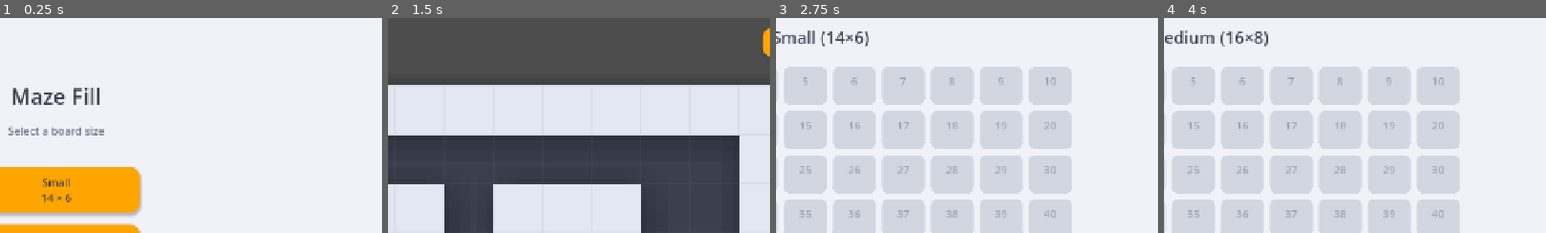
Above: before the commit, frames 1-4 (left to right).
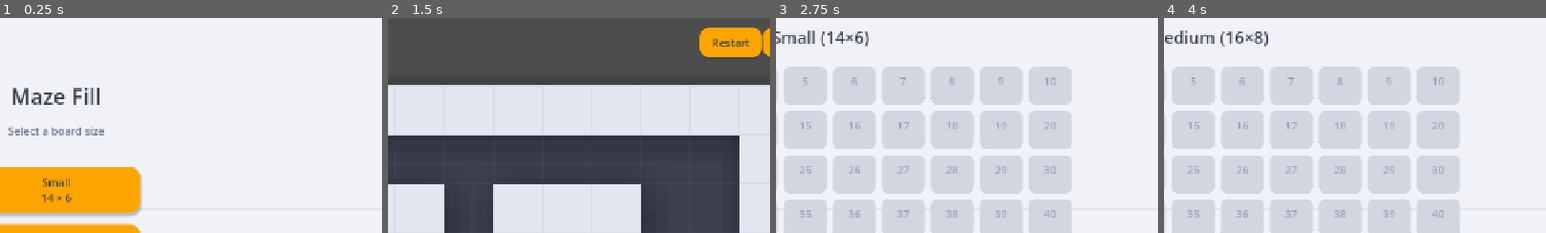
Above: after the commit, the same moments.

Repository: wheelibin/maze-fill
Game: Godot game, scene res://size_select.tscn
Same seed, same stepped clock (60 frames per second), same inputs: the game is played once before the commit and once after it.
Inputs:
- Up to frame 1 (0.25 s): no input
- Up to frame 2 (1.5 s): click "Small 14 × 6" at 0.5 s; click "1" at 1.25 s
- Up to frame 3 (2.75 s): click "Menu" at 2 s
- Up to frame 4 (4 s): click "Back" at 2.75 s; click "Medium 16 × 8" at 3.5 s
The pictures show only the part of the screen within x 43-93%, y 0-50%; the shares and areas given below are measured in that part.

The runs differ from the first frame. In frame 2, 2.2% of the frame differs, in the area x 81-98%, y 4-19%; in frame 3, less than 0.1%; in frame 4, less than 0.1%.

Commit message:
style improvements

Diff:
--- a/game.tscn
+++ b/game.tscn
@@ -110,6 +110,17 @@
 theme_override_font_sizes/font_size = 20
 text = "Par: 99"
 
+[node name="RestartButton" type="Button" parent="HUD" unique_id=1747789810]
+anchors_preset = 1
+anchor_left = 1.0
+anchor_right = 1.0
+offset_left = -204.0
+offset_top = 16.0
+offset_right = -108.0
+offset_bottom = 56.0
+grow_horizontal = 0
+text = "Restart"
+
 [node name="MenuButton" type="Button" parent="HUD" unique_id=275838145]
 anchors_preset = 1
 anchor_left = 1.0
@@ -159,9 +170,9 @@
 text = "Level Complete!"
 horizontal_alignment = 1
 
-[node name="StarsLabel" parent="WinPopup/Panel/MarginContainer/VBoxContainer" instance=ExtResource("8_starrating")]
+[node name="StarsLabel" parent="WinPopup/Panel/MarginContainer/VBoxContainer" unique_id=346820241 instance=ExtResource("8_starrating")]
+custom_minimum_size = Vector2(0, 48)
 layout_mode = 2
-custom_minimum_size = Vector2(0, 48)
 
 [node name="MovesLabel" type="Label" parent="WinPopup/Panel/MarginContainer/VBoxContainer" unique_id=191273140]
 layout_mode = 2
--- /dev/null
+++ b/grid_lines.gd
@@ -0,0 +1,21 @@
+extends Control
+
+## Subtle graph-paper grid over the menu background, echoing the game board.
+@export var cell_size: float = 64.0
+@export var line_color: Color = Color(0.235, 0.247, 0.31, 0.08)
+@export var line_width: float = 1.0
+
+func _ready() -> void:
+	mouse_filter = MOUSE_FILTER_IGNORE
+	resized.connect(queue_redraw)
+
+func _draw() -> void:
+	var x := 0.0
+	while x <= size.x:
+		draw_line(Vector2(x, 0), Vector2(x, size.y), line_color, line_width)
+		x += cell_size
+
+	var y := 0.0
+	while y <= size.y:
+		draw_line(Vector2(0, y), Vector2(size.x, y), line_color, line_width)
+		y += cell_size
--- a/level_select.tscn
+++ b/level_select.tscn
@@ -1,6 +1,7 @@
 [gd_scene format=3]
 
 [ext_resource type="Script" path="res://level_select.gd" id="1_levelselect"]
+[ext_resource type="Script" path="res://grid_lines.gd" id="2_gridlines"]
 
 [sub_resource type="StyleBoxFlat" id="Background"]
 bg_color = Color(0.945, 0.949, 0.973, 1)
@@ -14,6 +15,11 @@
 anchor_right = 1.0
 anchor_bottom = 1.0
 theme_override_styles/panel = SubResource("Background")
+
+[node name="GridLines" type="Control" parent="."]
+anchor_right = 1.0
+anchor_bottom = 1.0
+script = ExtResource("2_gridlines")
 
 [node name="VBoxContainer" type="VBoxContainer" parent="."]
 anchor_right = 1.0
--- a/main.gd
+++ b/main.gd
@@ -21,6 +21,7 @@
 @onready var hud_moves_label: Label = $HUD/Margin/Panel/MarginContainer/HBoxContainer/MovesLabel
 @onready var hud_par_label: Label = $HUD/Margin/Panel/MarginContainer/HBoxContainer/ParLabel
 @onready var menu_button: Button = $HUD/MenuButton
+@onready var restart_button: Button = $HUD/RestartButton
 
 var rng := RandomNumberGenerator.new()
 var _test_level := 1
@@ -30,6 +31,7 @@
 func _ready() -> void:
 	rng.randomize()
 	menu_button.pressed.connect(go_to_level_select)
+	restart_button.pressed.connect(retry_level)
 	_build_board()
 	camera.fit_board()
 	load_level(GameState.selected_level)
--- a/size_select.tscn
+++ b/size_select.tscn
@@ -1,6 +1,7 @@
 [gd_scene format=3]
 
 [ext_resource type="Script" path="res://size_select.gd" id="1_sizeselect"]
+[ext_resource type="Script" path="res://grid_lines.gd" id="2_gridlines"]
 
 [sub_resource type="StyleBoxFlat" id="Background"]
 bg_color = Color(0.945, 0.949, 0.973, 1)
@@ -14,6 +15,11 @@
 anchor_right = 1.0
 anchor_bottom = 1.0
 theme_override_styles/panel = SubResource("Background")
+
+[node name="GridLines" type="Control" parent="."]
+anchor_right = 1.0
+anchor_bottom = 1.0
+script = ExtResource("2_gridlines")
 
 [node name="CenterContainer" type="CenterContainer" parent="."]
 anchor_right = 1.0
--- a/win_popup.gd
+++ b/win_popup.gd
@@ -18,8 +18,10 @@
 	retry_button.pressed.connect(func(): main.retry_level())
 	menu_button.pressed.connect(func(): main.go_to_level_select())
 
-	_recolor_button(retry_button, TEAL, TEAL_HOVER, TEAL_PRESSED, NAVY)
-	_make_ghost_button(menu_button)
+	# Swapped from before: Next now gets the teal that used to be Retry's,
+	# Retry keeps the theme's default orange that used to be Next's.
+	_recolor_button(next_button, TEAL, TEAL_HOVER, TEAL_PRESSED, NAVY)
+	_make_outline_button(menu_button)
 
 ## Secondary action: same rounded shape as the theme's primary button, just
 ## a different fill color -- keeps the family look without a second theme.
@@ -33,14 +35,30 @@
 	button.add_theme_color_override("font_hover_color", font_color)
 	button.add_theme_color_override("font_pressed_color", font_color)
 
-## Tertiary action: no fill, just text -- visually the least prominent of
-## the three buttons so it doesn't compete with Next/Retry.
-func _make_ghost_button(button: Button) -> void:
-	var empty := StyleBoxEmpty.new()
-	for state in ["normal", "hover", "pressed"]:
-		button.add_theme_stylebox_override(state, empty)
-	button.add_theme_color_override("font_color", NAVY.lerp(Color.WHITE, 0.3))
-	button.add_theme_color_override("font_hover_color", NAVY)
+## Tertiary action: same rounded shape as the other buttons but outlined
+## instead of filled, so it still reads as a button while staying visually
+## quieter than Next/Retry.
+func _make_outline_button(button: Button) -> void:
+	var bg_by_state := {
+		"normal": Color(1, 1, 1, 1),
+		"hover": Color(0.95, 0.96, 0.98, 1),
+		"pressed": Color(0.88, 0.89, 0.93, 1),
+	}
+	for state in bg_by_state:
+		var base: StyleBox = button.get_theme_stylebox("normal")
+		var box: StyleBoxFlat = base.duplicate()
+		box.bg_color = bg_by_state[state]
+		box.shadow_size = 0
+		box.border_width_left = 1.5
+		box.border_width_top = 1.5
+		box.border_width_right = 1.5
+		box.border_width_bottom = 1.5
+		box.border_color = NAVY.lerp(Color.WHITE, 0.45)
+		button.add_theme_stylebox_override(state, box)
+	var font_color := NAVY.lerp(Color.WHITE, 0.15)
+	button.add_theme_color_override("font_color", font_color)
+	button.add_theme_color_override("font_hover_color", font_color)
+	button.add_theme_color_override("font_pressed_color", font_color)
 
 func show_result(moves: int, par: int = -1, stars: int = -1) -> void:
 	title_label.text = "Level Complete!"
Not shown, added: grid_lines.gd.uid
